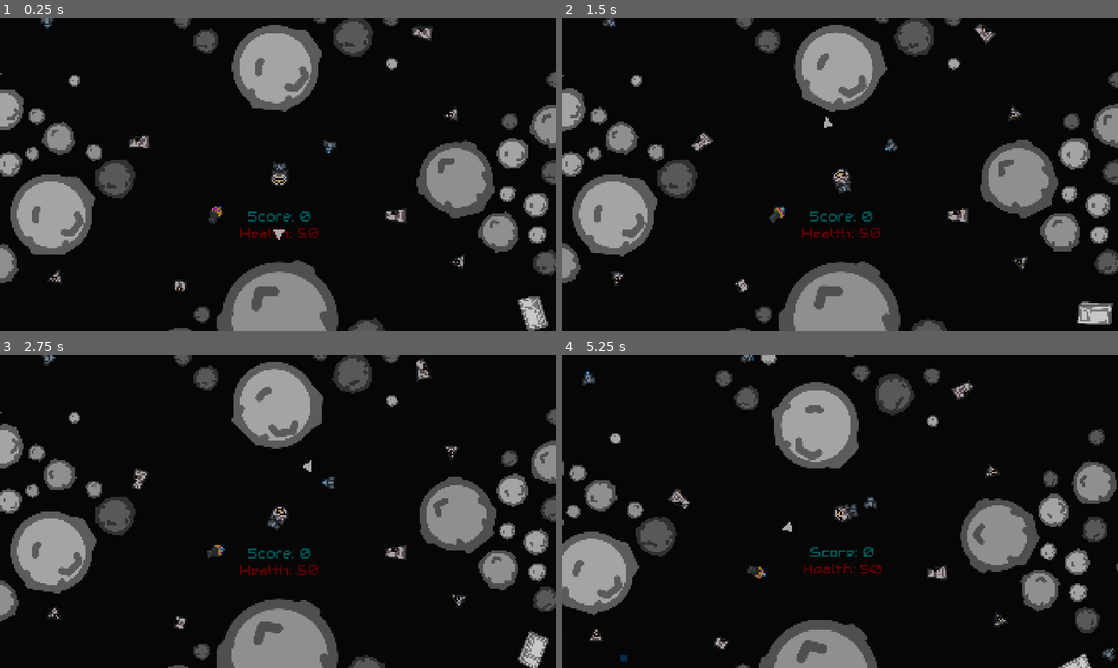
Above: before the commit, frames 1-4 (two rows, left to right).
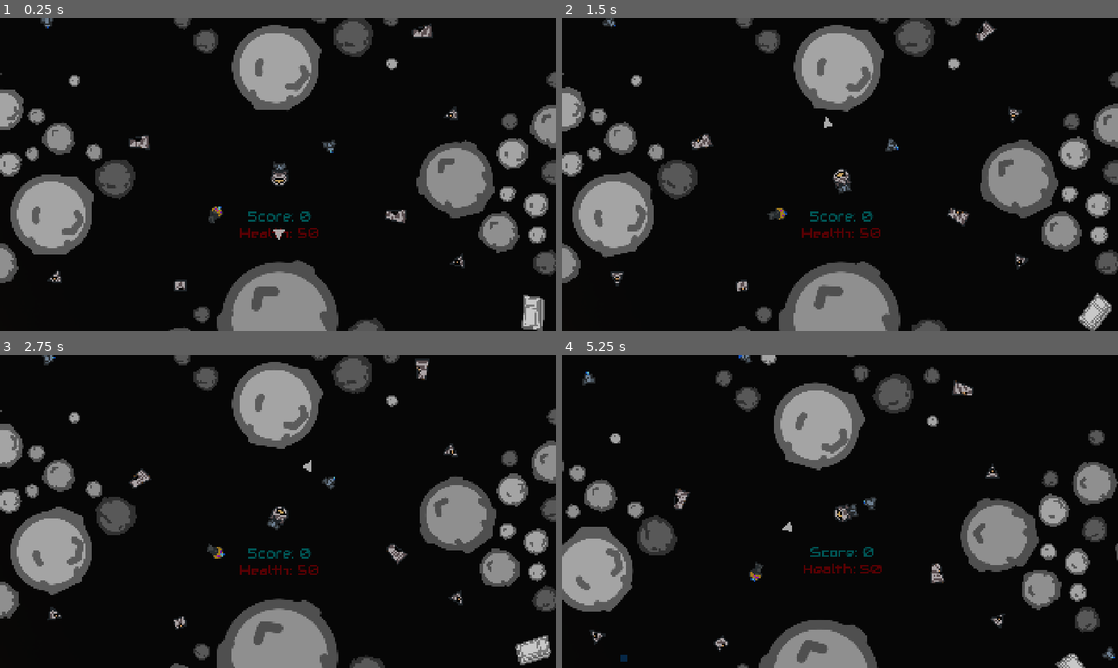
Above: after the commit, the same moments.

Repository: Leeway001Write/melonJam6
Game: Godot game, scene res://Levels/world.tscn
Same seed, same stepped clock (60 frames per second), same inputs: the game is played once before the commit and once after it.
Inputs:
- Up to frame 1 (0.25 s): no input
- Up to frame 2 (1.5 s): hold D (right) 0.53-1.28 s; hold Space (fire) 0.53-1.28 s; hold A (left) from 1.28 s (still down); tap Space (fire) at 1.35 s
- Up to frame 3 (2.75 s): release A (left) at 2.03 s; hold D (right) from 2.03 s (still down); hold Space (fire) from 2.03 s (still down)
- Up to frame 4 (5.25 s): release D (right) at 2.78 s; release Space (fire) at 2.78 s; hold W (forward) 2.78-3.53 s; tap Space (fire) at 2.85, 4.35 s; hold Space (fire) 3.53-4.28 s; hold A (left) from 3.53 s (still down); hold Space (fire) from 5.03 s (still down)

The runs differ from the first frame. In frame 1, 1.1% of the frame differs, in the area x 0-100%, y 0-100%; in frame 2, 3.1%; in frame 3, 3.8%; in frame 4, 4.5%.

Commit message:
Added signs, fixed some quadrants

Diff:
--- a/escape-from-greenland/Prefabs/Quads/q2.tscn
+++ b/escape-from-greenland/Prefabs/Quads/q2.tscn
@@ -284,82 +284,66 @@
 [node name="ChargingEnemy4" parent="Enemies/ChargingEnemies" instance=ExtResource("1_8grf0")]
 position = Vector2(-11292, -8048)
 rotation = 0.225928
-scale = Vector2(1, 1)
 
 [node name="ChargingEnemy5" parent="Enemies/ChargingEnemies" instance=ExtResource("1_8grf0")]
 position = Vector2(-14858, -3382)
 rotation = -0.526806
-scale = Vector2(1, 1)
 
 [node name="ChargingEnemy9" parent="Enemies/ChargingEnemies" instance=ExtResource("1_8grf0")]
 position = Vector2(-9287, -2513)
 rotation = -0.526806
-scale = Vector2(1, 1)
 
 [node name="ChargingEnemy10" parent="Enemies/ChargingEnemies" instance=ExtResource("1_8grf0")]
 position = Vector2(-4093, -4692)
 rotation = -0.526806
-scale = Vector2(1, 1)
 
 [node name="ChargingEnemy11" parent="Enemies/ChargingEnemies" instance=ExtResource("1_8grf0")]
 position = Vector2(-6469, -2300)
 rotation = -0.526806
-scale = Vector2(1, 1)
 
 [node name="ChargingEnemy12" parent="Enemies/ChargingEnemies" instance=ExtResource("1_8grf0")]
 position = Vector2(-783.001, -7298)
 rotation = -0.526806
-scale = Vector2(1, 1)
 
 [node name="ChargingEnemy17" parent="Enemies/ChargingEnemies" instance=ExtResource("1_8grf0")]
 position = Vector2(-12009, -5669)
 rotation = -0.526806
-scale = Vector2(1, 1)
 
 [node name="ChargingEnemy18" parent="Enemies/ChargingEnemies" instance=ExtResource("1_8grf0")]
 position = Vector2(-10915, -2327)
 rotation = -0.526806
-scale = Vector2(1, 1)
 
 [node name="ChargingEnemy19" parent="Enemies/ChargingEnemies" instance=ExtResource("1_8grf0")]
 position = Vector2(-8001, -5134)
 rotation = -0.526806
-scale = Vector2(1, 1)
 
 [node name="ChargingEnemy20" parent="Enemies/ChargingEnemies" instance=ExtResource("1_8grf0")]
 position = Vector2(-6146, -7180)
 rotation = -0.526806
-scale = Vector2(1, 1)
 
 [node name="ChargingEnemy21" parent="Enemies/ChargingEnemies" instance=ExtResource("1_8grf0")]
 position = Vector2(-2531, -9071)
 rotation = -0.526806
-scale = Vector2(1, 1)
 
 [node name="ChargingEnemy22" parent="Enemies/ChargingEnemies" instance=ExtResource("1_8grf0")]
 position = Vector2(-569, -6371)
 rotation = -0.526806
-scale = Vector2(1, 1)
 
 [node name="ChargingEnemy23" parent="Enemies/ChargingEnemies" instance=ExtResource("1_8grf0")]
 position = Vector2(-3043, -5122)
 rotation = -0.526806
-scale = Vector2(1, 1)
 
 [node name="ChargingEnemy24" parent="Enemies/ChargingEnemies" instance=ExtResource("1_8grf0")]
 position = Vector2(-3043, -5122)
 rotation = -0.526806
-scale = Vector2(1, 1)
 
 [node name="ChargingEnemy13" parent="Enemies/ChargingEnemies" instance=ExtResource("1_8grf0")]
 position = Vector2(-4519, -9248)
 rotation = -0.526806
-scale = Vector2(1, 1)
 
 [node name="ChargingEnemy14" parent="Enemies/ChargingEnemies" instance=ExtResource("1_8grf0")]
 position = Vector2(-12122, -9674)
 rotation = -0.526806
-scale = Vector2(1, 1)
 
 [node name="ChargingEnemy6" parent="Enemies/ChargingEnemies" instance=ExtResource("1_8grf0")]
 position = Vector2(-4688, -10123)
@@ -592,10 +576,6 @@
 
 [node name="Asteroid180" parent="Asteroids" instance=ExtResource("1_4orne")]
 position = Vector2(-3179, -245)
-scale = Vector2(1.42963, 1.42963)
-
-[node name="Asteroid181" parent="Asteroids" instance=ExtResource("1_4orne")]
-position = Vector2(-776, -1631)
 scale = Vector2(1.42963, 1.42963)
 
 [node name="Asteroid182" parent="Asteroids" instance=ExtResource("1_4orne")]
--- a/escape-from-greenland/Prefabs/Quads/q3.tscn
+++ b/escape-from-greenland/Prefabs/Quads/q3.tscn
@@ -1,8 +1,7 @@
-[gd_scene load_steps=15 format=3 uid="uid://cvki5c5xhhkgh"]
+[gd_scene load_steps=14 format=3 uid="uid://cvki5c5xhhkgh"]
 
 [ext_resource type="PackedScene" uid="uid://ccrjlto8qhso5" path="res://Prefabs/gun.tscn" id="1_nnv74"]
 [ext_resource type="PackedScene" uid="uid://bn1lygxg8oxdq" path="res://Prefabs/path-enemy.tscn" id="1_oj4q6"]
-[ext_resource type="PackedScene" uid="uid://gjus2b6qt6k1" path="res://Prefabs/ship.tscn" id="2_adm1k"]
 [ext_resource type="PackedScene" uid="uid://6t48r1sfmkgl" path="res://Prefabs/booster.tscn" id="2_oj4q6"]
 [ext_resource type="PackedScene" uid="uid://c5k803o78b381" path="res://Prefabs/asteroid.tscn" id="3_adm1k"]
 [ext_resource type="Texture2D" uid="uid://bs3jux66joeee" path="res://Art/backgrounds/yellow-orange/orange1.png" id="4_q25kr"]
@@ -852,6 +851,3 @@
 position = Vector2(-6271.76, 8499.75)
 scale = Vector2(4.50129, 4.50129)
 texture = ExtResource("7_xaaaj")
-
-[node name="Ship" parent="." instance=ExtResource("2_adm1k")]
-position = Vector2(-6736, 1981)
Binary file added: escape-from-greenland/Art/signs.png
Not shown, added: escape-from-greenland/Art/signs.png.import
